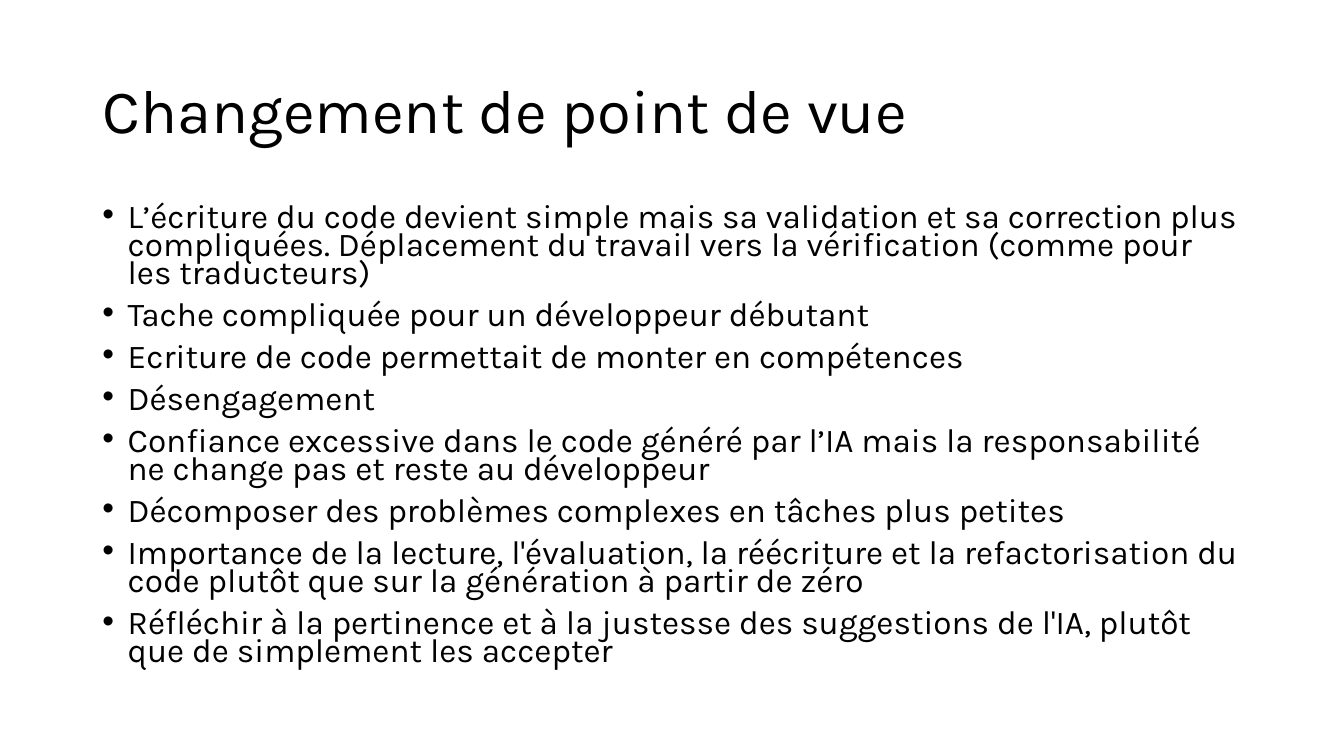
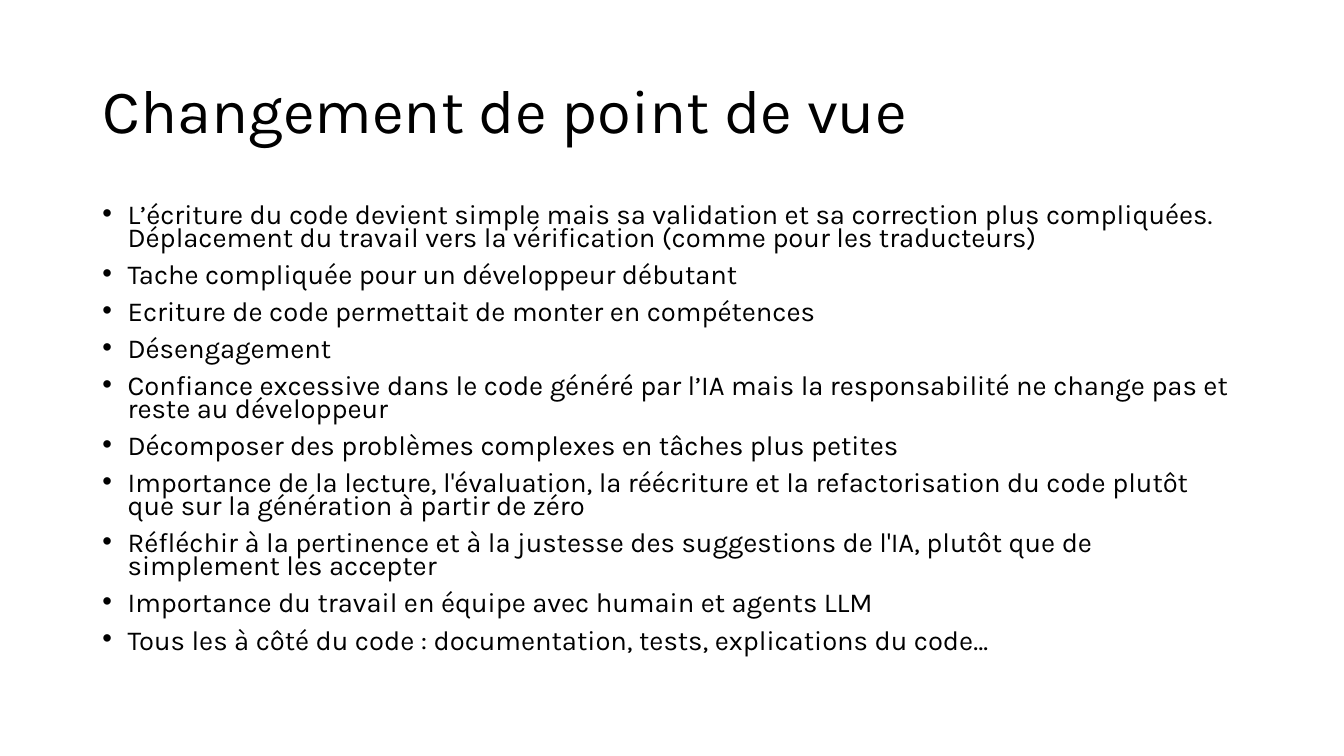
Before and after one commit to Pierre-Loic/prez-Pyconfr-2025, a slide deck: slide 2 of Prez Pyconfr.pptx. Drawn at 1344x756 pixels with LibreOffice and Linux fonts; fonts in the diff are those of the drawing. Boxes give left, top, right and bottom in pixels: in the first picture for what was removed or moved away, otherwise in the second. Text is boxed around its words. In the diff, an @@ line names an element or a change of style, - is before the commit and + after.

```diff
--- a/Prez Pyconfr.pptx
+++ b/Prez Pyconfr.pptx
@@ text at bbox=[128, 203, 1227, 582]: size 23.8 to 19.6 pt in "L’écriture du code devient simple mais sa ...", "Tache compliquée pour un développeur débutant", "Ecriture de code permettait de monter en ...", "Désengagement" and 4 more places @@
@@ text at bbox=[128, 591, 988, 657]: paragraphs added @@
+• Importance du travail en équipe avec humain et agents LLM
+• Tous les à côté du code : documentation, tests, explications du code…
```
Also in this commit, not shown: 2 other slides changed, 6 slides added.
